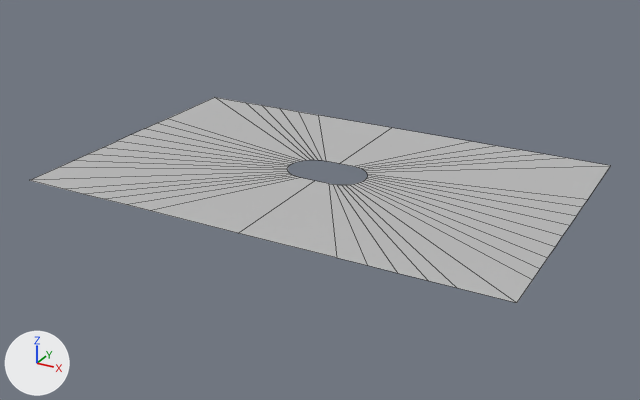
The FBX model Assets/Ublo/Ublo.fbx as it was, and as the next commit left it.
Camera for both pictures: a 50 mm lens placed at (278.0, -516.0, 243.0), pointed at (0.0, -11.0, -9.0). Lighting does not change. The marker at lower left points along +X, +Y and +Z. Mesh edges are drawn as thin lines. Where no turn or scale is listed for an object, it has been applied to the vertices.

Before the edit, the objects in view are built like this:
```python
mat_lambert9 = principled_material('lambert9')
mat_lambert9.base_color = (0.5, 0.5, 0.5)  # grey #bcbcbc
me_mesh = bpy.data.meshes.new('Mesh')
me_mesh.from_pydata(...)  # 88 vertices, 44 faces; spans x -174.0..174.0, y -112.0..112.0, z 0.0
me_mesh.materials.append(mat_lambert9)  # grey #bcbcbc
ob_ublo1 = bpy.data.objects.new('Ublo1', me_mesh)
ob_ublo1.location = (0.0, -2.0, 8.1)
```
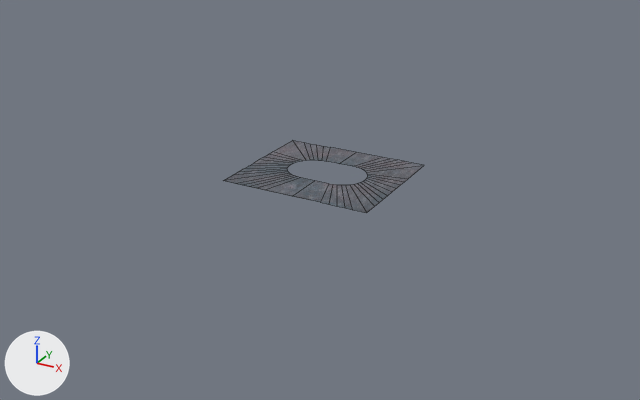
Changed parts and their boxes (x1, y1, x2, y2) in the pictures (640 x 400 px; the box of a moved part takes in the faces that stretch with it):
'Ublo1', surface changed, reshaped (66% narrower, 64% shorter)
    before: (29, 97, 611, 303)
    after: (224, 140, 424, 213)
part 1 of me_mesh, moved or reshaped
    before: (29, 97, 391, 233)
    after: (224, 140, 356, 196)
part 2 of me_mesh, moved or reshaped
    before: (239, 128, 611, 303)
    after: (293, 152, 424, 213)

The change, as a list of edits to the scene's bpy script:
```text
Add img_ublo_mhublo_albedotransparency_png:
    img_ublo_mhublo_albedotransparency_png = load_image('Ublo_Mhublo_AlbedoTransparency.png', 'Ublo_Mhublo_AlbedoTransparency.png', 2048, 2048, 'sRGB')
Change mat_lambert9:
    remove mat_lambert9.base_color = (0.5, 0.5, 0.5)  # grey #bcbcbc
    add mat_lambert9.texture = img_ublo_mhublo_albedotransparency_png
Change me_mesh:
    used by ob_ublo1; location = (0.0, -2.0, 8.1)
    remove me_mesh.from_pydata(...)  # 88 vertices, 44 faces; spans x -174.0..174.0, y -112.0..112.0, z 0.0
    add me_mesh.from_pydata(...)  # 88 vertices, 44 faces; spans x -55.0..55.0, y -47.0..47.0, z 0.0
    me_mesh part 1: 23 of the vertices in x -174.0..0.0, y -112.0..112.0, z 0.0 are scaled about their middle by (0.318, 0.425, 0.425)
    me_mesh part 2: 21 of the vertices in x 67.0..174.0, y -112.0..112.0, z 0.0 are scaled about their middle by (0.318, 0.425, 0.425)
```
